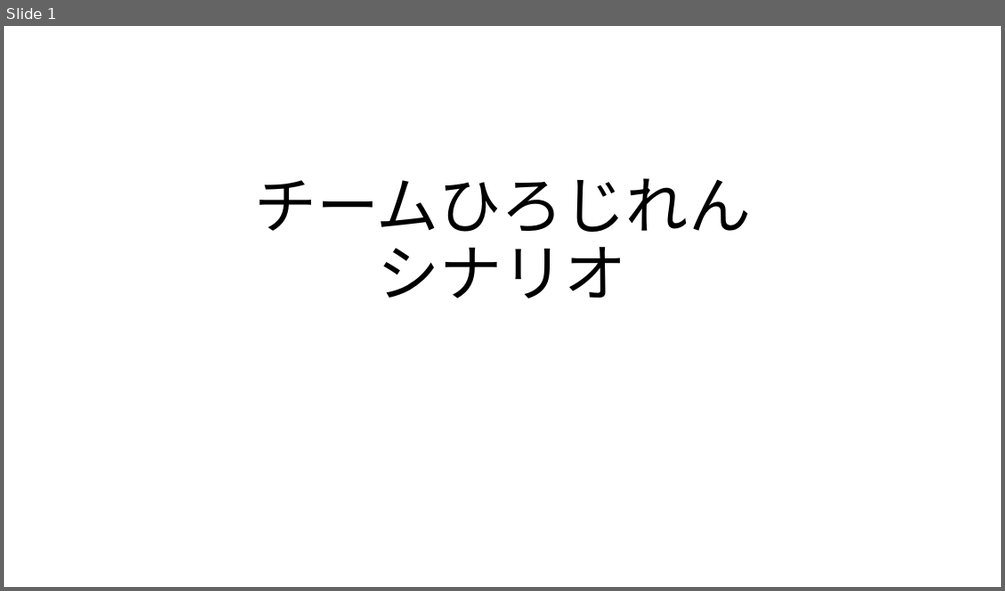
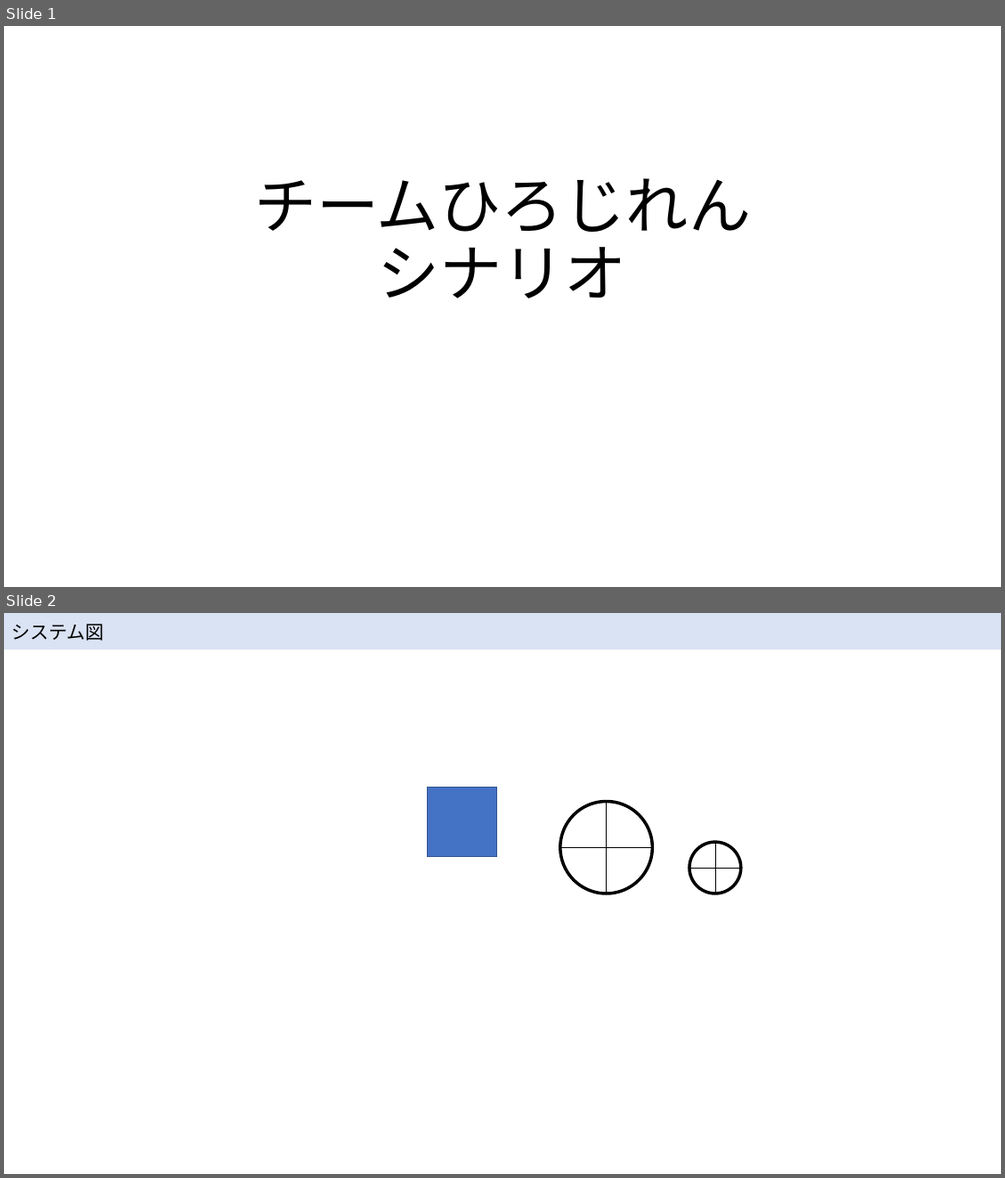
Before and after one commit to McRobo2019/ET_Robo_2019, a slide deck: Documents/hirojiren_scenario.pptx. Shown one above the other, each under a label of ours: slide 1 before the commit, slides 1 and 2 after it. The pictures are 1005x591 and 1005x1178 pixels, drawn with LibreOffice and Linux fonts; fonts in the diff are those of the drawing. Boxes give left, top, right and bottom in pixels: in the first picture for what was removed or moved away, otherwise in the second. Text is boxed around its words. In the diff, an @@ line names an element or a change of style, - is before the commit and + after.

```diff
--- a/Documents/hirojiren_scenario.pptx
+++ b/Documents/hirojiren_scenario.pptx
@@ slide 2 added at bbox=[4, 613, 1001, 1174], background #FFFFFF @@
@@ rectangle added at bbox=[4, 613, 1001, 649], fill #DAE3F3, 18 pt, text #000000 @@
+システム図
@@ rectangle added at bbox=[428, 787, 497, 856], fill #4472C4, outline #325491 1 pt @@
@@ ellipse added at bbox=[560, 802, 652, 893], outline #000000 3 pt @@
@@ line added from (606, 802) to (606, 893), #000000 0.5 pt @@
@@ line added from (560, 847) to (652, 847), #000000 0.5 pt @@
@@ ellipse added at bbox=[689, 842, 741, 893], outline #000000 3 pt @@
@@ line added from (715, 842) to (715, 893), #000000 0.5 pt @@
@@ line added from (689, 868) to (741, 868), #000000 0.5 pt @@
```
Also in this commit, not shown: 2 other slides added, 1 slide removed.
